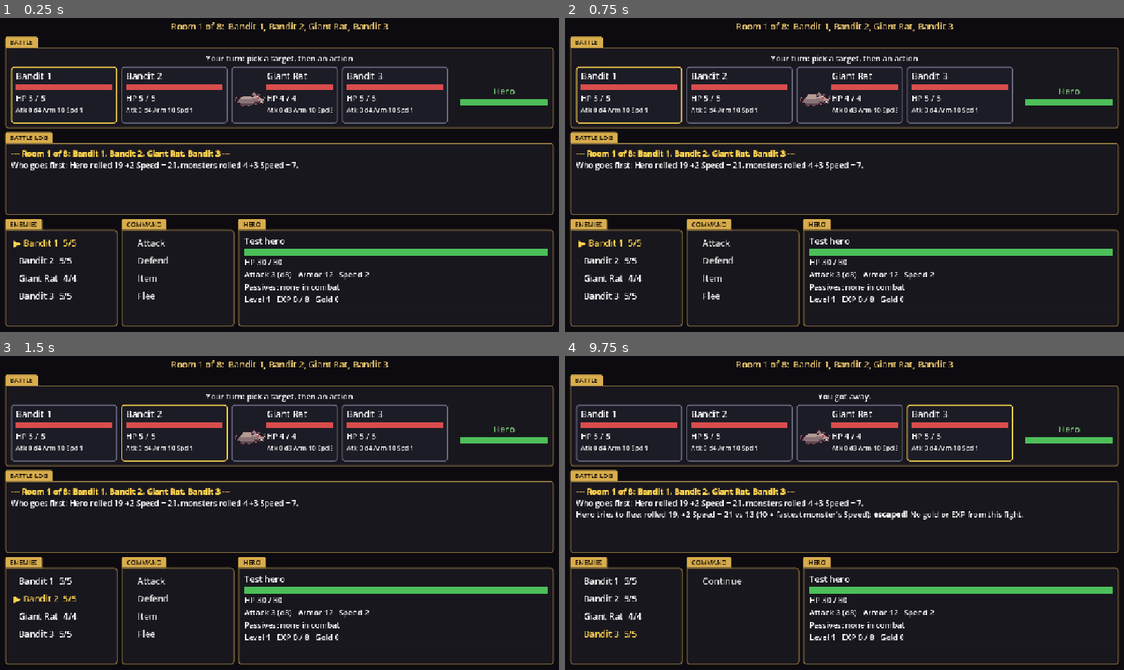
Above: before the commit, frames 1-4 (two rows, left to right).
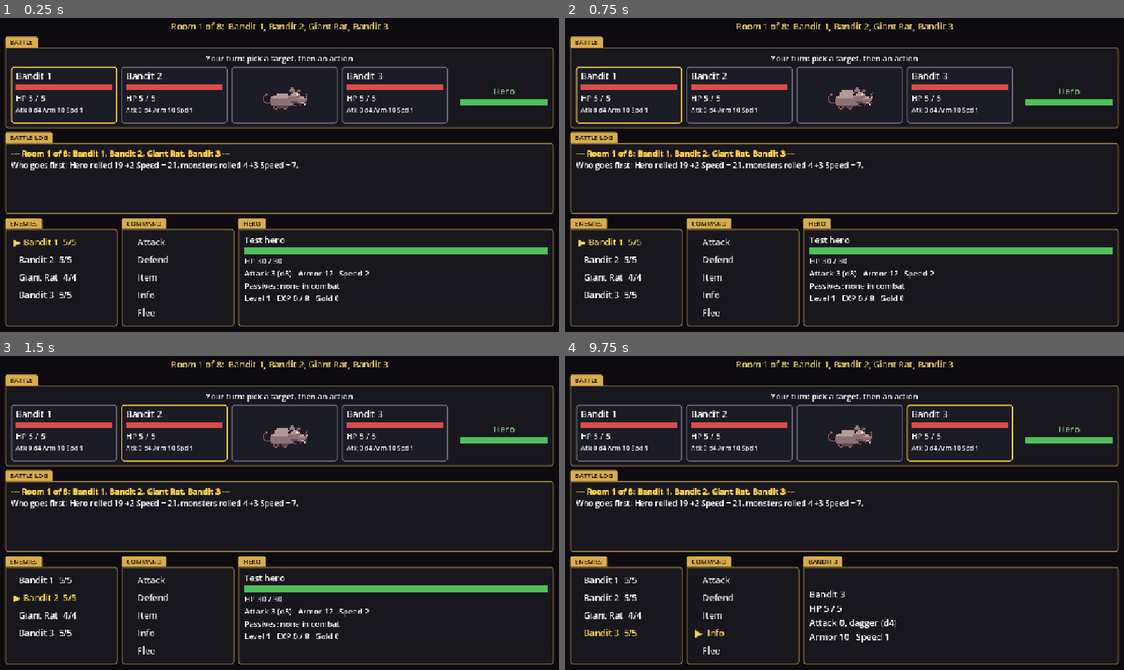
Above: after the commit, the same moments.

Repository: khasmn/project-k
Game: Godot game, scene res://scenes/combat/combat.tscn
The game is run twice, just before and just after one commit, with the same random seed, the same clock (stepped at 60 frames per second) and the same inputs. This scene is started directly instead of the project's main scene.
Inputs (mouse positions are in pixels of both pictures, inside the frame that each line leads up to):
- Up to frame 1 (0.25 s): no input
- Up to frame 2 (0.75 s): click (626, 96) at 0.52 s
- Up to frame 3 (1.5 s): click (173, 434) at 1.27 s
- Up to frame 4 (9.75 s): click (850, 434) at 2.02 s; click (961, 434) at 2.77 s; click "Bandit 1 5/5" at 3.5 s; click "▶ Bandit 1 5/5" at 4.25 s; click "Bandit 2 5/5" at 5 s; click "▶ Bandit 2 5/5" at 5.75 s; click "Giant Rat 4/4" at 6.5 s; click "▶ Giant Rat 4/4" at 7.25 s; click "Bandit 3 5/5" at 8 s; click "▶ Bandit 3 5/5" at 8.75 s; click (743, 632) at 9.5 s, where only the run after the commit has a clickable "Info"

The runs differ from the first frame. In frame 1, 4.3% of the frame differs, in the area x 0-99%, y 17-96%; in frame 2, 4.3%; in frame 3, 4.3%; in frame 4, 6.4%, in the area x 0-99%, y 11-96%.

Commit message:
Art-only monster cards with hover info, Info command shows the target in the HERO box
Co-Authored-By: Claude Opus 5.5 <noreply@anthropic.com>

Diff:
--- a/scenes/combat/combat.tscn
+++ b/scenes/combat/combat.tscn
@@ -270,6 +270,20 @@
 text = "   Item"
 alignment = 0
 
+[node name="InfoButton" type="Button" parent="Margin/VBox/Bottom/Command/Panel/ActionPanel/Buttons"]
+layout_mode = 2
+unique_name_in_owner = true
+theme_override_colors/font_hover_color = Color(1, 0.83, 0.3, 1)
+theme_override_colors/font_disabled_color = Color(1, 1, 1, 0.3)
+theme_override_font_sizes/font_size = 18
+theme_override_styles/normal = SubResource("flat")
+theme_override_styles/hover = SubResource("flat")
+theme_override_styles/pressed = SubResource("flat")
+theme_override_styles/disabled = SubResource("flat")
+theme_override_styles/focus = SubResource("flat")
+text = "   Info"
+alignment = 0
+
 [node name="FleeButton" type="Button" parent="Margin/VBox/Bottom/Command/Panel/ActionPanel/Buttons"]
 layout_mode = 2
 unique_name_in_owner = true
@@ -305,8 +319,9 @@
 size_flags_horizontal = 0
 theme_override_styles/panel = SubResource("tab")
 
-[node name="Label" type="Label" parent="Margin/VBox/Bottom/Hero/Tab"]
-layout_mode = 2
+[node name="HeroTab" type="Label" parent="Margin/VBox/Bottom/Hero/Tab"]
+layout_mode = 2
+unique_name_in_owner = true
 theme_override_colors/font_color = Color(0.12, 0.09, 0.04, 1)
 theme_override_font_sizes/font_size = 13
 text = "HERO"
@@ -316,35 +331,42 @@
 size_flags_vertical = 3
 theme_override_styles/panel = SubResource("box")
 
-[node name="VBox" type="VBoxContainer" parent="Margin/VBox/Bottom/Hero/Panel"]
-layout_mode = 2
-theme_override_constants/separation = 2
-
-[node name="HeroName" type="Label" parent="Margin/VBox/Bottom/Hero/Panel/VBox"]
-layout_mode = 2
-unique_name_in_owner = true
-theme_override_font_sizes/font_size = 18
-
-[node name="HeroHPBar" type="ProgressBar" parent="Margin/VBox/Bottom/Hero/Panel/VBox"]
+[node name="InfoText" type="Label" parent="Margin/VBox/Bottom/Hero/Panel"]
+layout_mode = 2
+unique_name_in_owner = true
+visible = false
+theme_override_font_sizes/font_size = 18
+
+[node name="HeroInfo" type="VBoxContainer" parent="Margin/VBox/Bottom/Hero/Panel"]
+layout_mode = 2
+unique_name_in_owner = true
+theme_override_constants/separation = 2
+
+[node name="HeroName" type="Label" parent="Margin/VBox/Bottom/Hero/Panel/HeroInfo"]
+layout_mode = 2
+unique_name_in_owner = true
+theme_override_font_sizes/font_size = 18
+
+[node name="HeroHPBar" type="ProgressBar" parent="Margin/VBox/Bottom/Hero/Panel/HeroInfo"]
 layout_mode = 2
 unique_name_in_owner = true
 custom_minimum_size = Vector2(0, 14)
 theme_override_styles/fill = SubResource("hero_fill")
 show_percentage = false
 
-[node name="HeroHP" type="Label" parent="Margin/VBox/Bottom/Hero/Panel/VBox"]
-layout_mode = 2
-unique_name_in_owner = true
-
-[node name="HeroStats" type="Label" parent="Margin/VBox/Bottom/Hero/Panel/VBox"]
-layout_mode = 2
-unique_name_in_owner = true
-
-[node name="Level" type="Label" parent="Margin/VBox/Bottom/Hero/Panel/VBox"]
-layout_mode = 2
-unique_name_in_owner = true
-
-[node name="ExpBar" type="ProgressBar" parent="Margin/VBox/Bottom/Hero/Panel/VBox"]
+[node name="HeroHP" type="Label" parent="Margin/VBox/Bottom/Hero/Panel/HeroInfo"]
+layout_mode = 2
+unique_name_in_owner = true
+
+[node name="HeroStats" type="Label" parent="Margin/VBox/Bottom/Hero/Panel/HeroInfo"]
+layout_mode = 2
+unique_name_in_owner = true
+
+[node name="Level" type="Label" parent="Margin/VBox/Bottom/Hero/Panel/HeroInfo"]
+layout_mode = 2
+unique_name_in_owner = true
+
+[node name="ExpBar" type="ProgressBar" parent="Margin/VBox/Bottom/Hero/Panel/HeroInfo"]
 layout_mode = 2
 unique_name_in_owner = true
 custom_minimum_size = Vector2(0, 8)
--- a/scripts/combat/combat_screen.gd
+++ b/scripts/combat/combat_screen.gd
@@ -6,7 +6,7 @@
 const PATH_SCENE: String = "res://scenes/path/path.tscn"
 const CARD_STYLE: StyleBoxFlat = preload("res://scenes/ui/box_style.tres")
 const SPRITE_FPS: int = 6
-const SPRITE_SIZE: int = 64  # 32x32 art shown 2x
+const SPRITE_SIZE: int = 96  # 32x32 art shown 3x
 const FLEE_DC_BASE: int = 10  # flee: d20 + Speed vs 10 + fastest monster's Speed
 ## Battle log colors (BBCode: the log understands tags like [b]bold[/b] and [color=#hex]text[/color]).
 const HERO_COLOR: String = "#7fd17f"
@@ -28,6 +28,7 @@
 	%DefendButton.pressed.connect(_on_defend)
 	%FleeButton.pressed.connect(_on_flee)
 	%ItemButton.pressed.connect(_open_items)
+	%InfoButton.pressed.connect(func() -> void: _show_info(not %InfoText.visible))
 	for button in %Buttons.get_children():
 		_add_cursor(button)
 	if Run.hero == null:
@@ -78,6 +79,19 @@
 	for frames in animations:
 		var size: int = frames.atlas.get_height()
 		frames.region = Rect2(tick % (frames.atlas.get_width() / size) * size, 0, size, size)
+
+
+## Info: the HERO box shows the target's info instead, and its tab shows the target's name. Free action.
+func _show_info(on: bool) -> void:
+	%InfoText.visible = on
+	%HeroInfo.visible = not on
+	%HeroTab.text = target.display_name.to_upper() if on else "HERO"
+	%InfoText.text = _info(target)
+
+
+func _info(foe: Combatant) -> String:
+	return "%s\nHP %d / %d\nAttack %d, %s (d%d)\nArmor %d   Speed %d" % [
+		foe.display_name, foe.hp, foe.max_hp, foe.attack, foe.weapon, foe.damage_die, foe.armor(), foe.speed]
 
 
 func _hero_turn() -> void:
@@ -293,11 +307,13 @@
 		var picture: TextureRect = TextureRect.new()
 		picture.texture = frames
 		picture.expand_mode = TextureRect.EXPAND_IGNORE_SIZE
-		picture.position = Vector2(4, 30)
-		picture.size = Vector2(SPRITE_SIZE, SPRITE_SIZE)
+		picture.set_anchors_and_offsets_preset(Control.PRESET_CENTER, Control.PRESET_MODE_KEEP_SIZE)
+		picture.custom_minimum_size = Vector2(SPRITE_SIZE, SPRITE_SIZE)
+		picture.grow_horizontal = Control.GROW_DIRECTION_BOTH
+		picture.grow_vertical = Control.GROW_DIRECTION_BOTH
 		picture.mouse_filter = Control.MOUSE_FILTER_IGNORE
 		card.add_child(picture)
-		lines.offset_left = SPRITE_SIZE + 8
+		lines.hide()  # art only: the info shows on hover or with the Info command
 	return card
 
 
@@ -305,6 +321,8 @@
 	if foe.is_alive():
 		target = foe
 		_update_labels()
+		if %InfoText.visible:
+			_show_info(true)
 
 
 func _update_labels() -> void:
@@ -335,6 +353,7 @@
 		lines.get_node("HPBar").value = foe.hp
 		lines.get_node("HP").text = "HP %d / %d" % [foe.hp, foe.max_hp] if foe.is_alive() else "Defeated"
 		lines.get_node("Stats").text = "Atk %d d%d Arm %d Spd %d" % [foe.attack, foe.damage_die, foe.armor(), foe.speed]
+		card.tooltip_text = _info(foe) if foe.is_alive() else ""
 		card.disabled = not foe.is_alive()
 		card.modulate = Color(1, 1, 1, 1 if foe.is_alive() else 0.4)
 		var style: StyleBoxFlat = CARD_STYLE.duplicate()
@@ -350,6 +369,9 @@
 
 
 func _set_buttons_enabled(enabled: bool) -> void:
+	%InfoButton.disabled = not enabled
+	if not enabled:
+		_show_info(false)
 	%AttackButton.disabled = not enabled
 	%DefendButton.disabled = not enabled
 	%FleeButton.disabled = not enabled
--- a/tests/play.gd
+++ b/tests/play.gd
@@ -4,7 +4,7 @@
 ## /Applications/Godot.app/Contents/MacOS/Godot --headless --script res://tests/play.gd -- [options] actions...
 ## Options: --seed N, --force 20,1,..., --race elf, --talent lucky, --class mage (ids from data/*.json;
 ## race and talent are rolled and class is warrior if not given).
-## Actions in a fight: t1-t4 to target a monster card, attack, defend, flee, item (then 1 = first item, or back),
+## Actions in a fight: t1-t4 to target a monster card, attack, defend, flee, info, item (then 1 = first item, or back),
 ## 1 to click a choice ("Continue", "New hero").
 ## On the path screen: 1/2/3 to pick a door (or Rest/Train), character to open the stat panel,
 ## then +hp, +attack, +defense, +speed to add a point (-hp etc. to take it back), confirm or close.
@@ -14,7 +14,7 @@
 ## the boss room starts with initiative.
 
 const BUTTONS: Dictionary = {
-	"attack": "%AttackButton", "defend": "%DefendButton", "flee": "%FleeButton", "item": "%ItemButton", "character": "%CharacterButton",
+	"attack": "%AttackButton", "defend": "%DefendButton", "flee": "%FleeButton", "item": "%ItemButton", "info": "%InfoButton", "character": "%CharacterButton",
 	"confirm": "%CharacterPanel/%ConfirmButton", "close": "%CharacterPanel/%CloseButton",
 }
 const STAT_IDS: Dictionary = {"hp": "max_hp", "attack": "attack", "defense": "defense", "speed": "speed"}
@@ -112,6 +112,8 @@
 		var lines: Node = cards[n].get_node("Lines")
 		var targeted: String = "  (target)" if _node("%TargetList").get_child(n).text.begins_with("▶") else ""
 		print("  t%d) %s%s  |  %s  |  %s" % [n + 1, lines.get_node("Name").text, targeted, lines.get_node("HP").text, lines.get_node("Stats").text])
+	if _node("%InfoText").visible:
+		print("Info (%s): %s" % [_node("%HeroTab").text, _node("%InfoText").text.replace("\n", "  |  ")])
 	var choices: Array = _node("%Choices").get_children()
 	if _node("%ItemMenu").visible:
 		var items: Array = _node("%ItemMenu").get_children()
Not shown, changed: docs/memory/design.md
